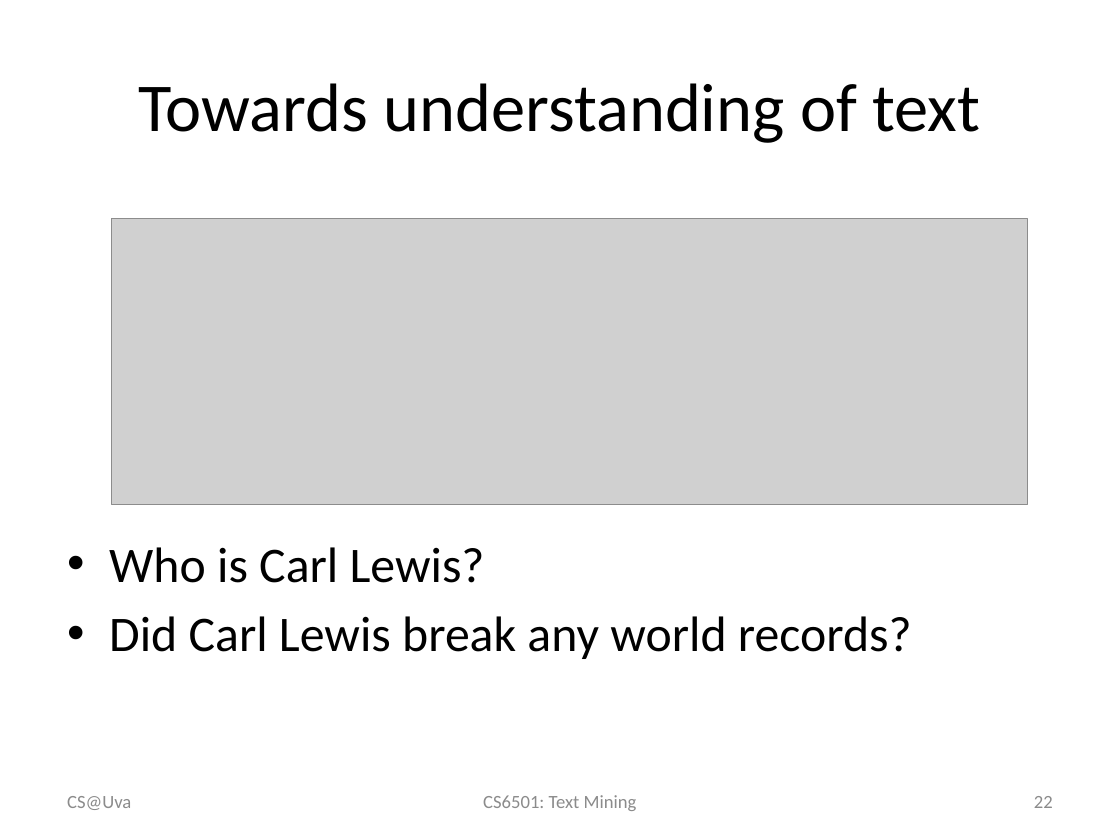
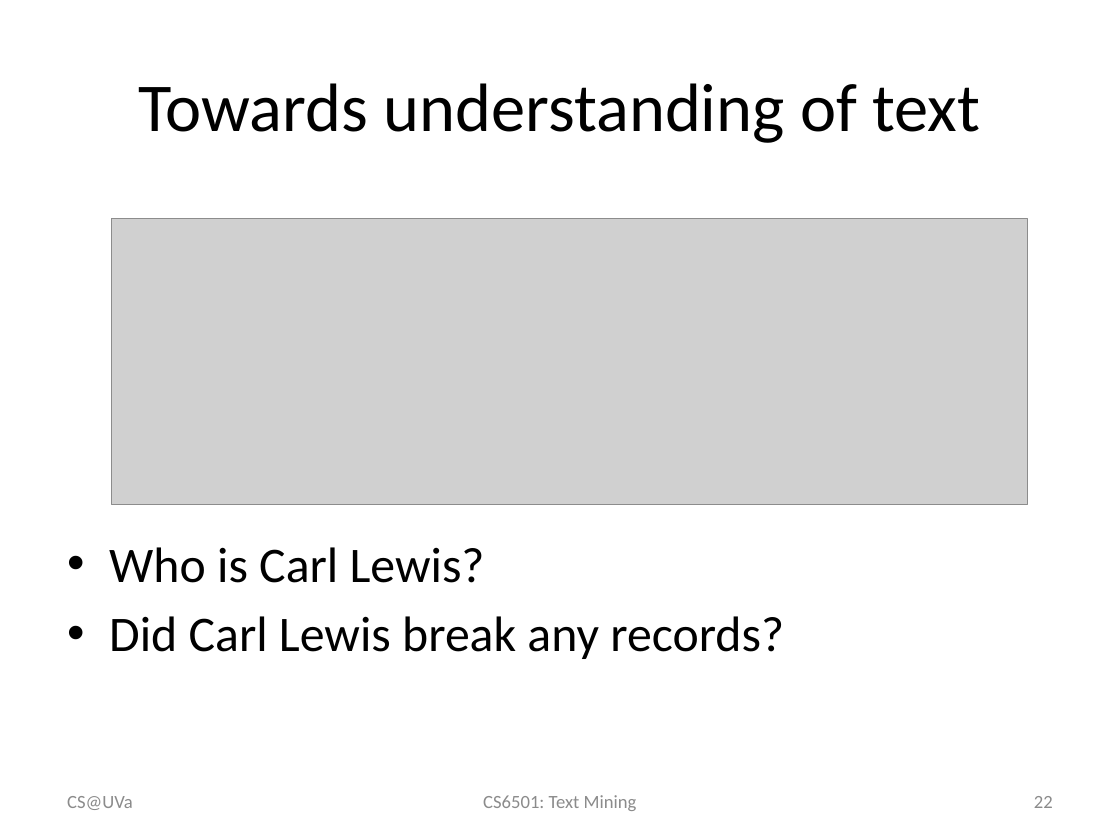
Before and after one commit to wang296/CS6501-Text-Mining, a slide deck: slide 22 of docs/IntroductionToNLP.pptx. Drawn at 1120x840 pixels with LibreOffice and Linux fonts; fonts in the diff are those of the drawing; grey boxes stand for pictures. Boxes give left, top, right and bottom in pixels: in the first picture for what was removed or moved away, otherwise in the second. Text is boxed around its words. In the diff, an @@ line names an element or a change of style, - is before the commit and + after.

```diff
--- a/docs/IntroductionToNLP.pptx
+++ b/docs/IntroductionToNLP.pptx
@@ text at [109,616,784,659]: text changed @@
-• Did Carl Lewis break any world records?
+• Did Carl Lewis break any records?
@@ text at [67,796,133,810]: text changed @@
-CS@Uva
+CS@UVa
```
Also in this commit, not shown: 24 other slides changed, 1 slide added, 3 other files.
